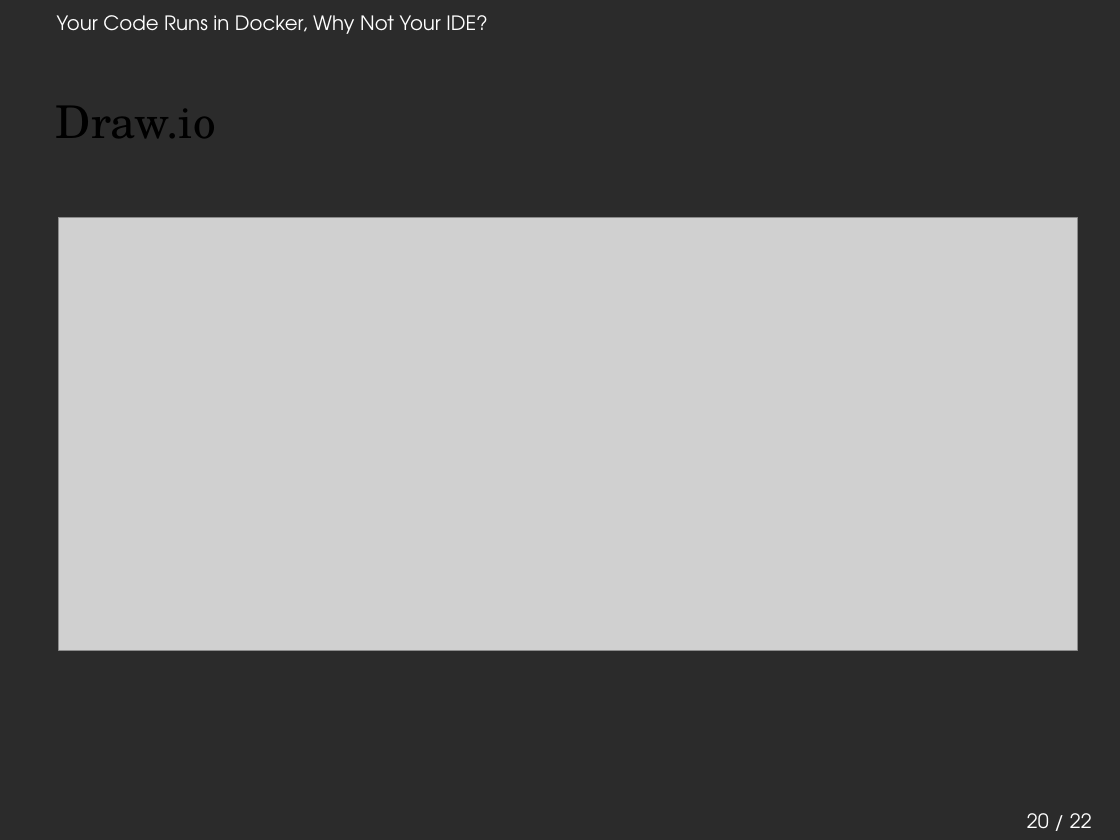
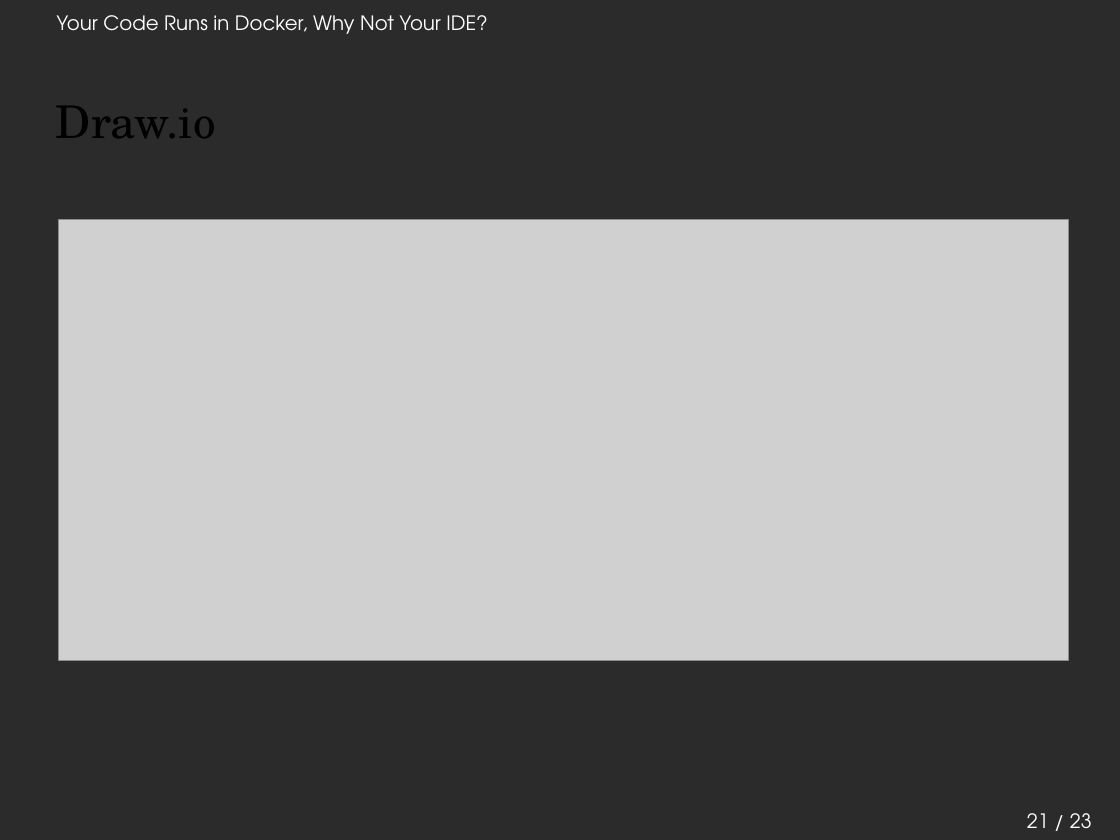
Before and after one commit to thbley/ide_in_docker, a slide deck: slide 21 of Ide_in_docker_phpug_darmstadt_2021_ThomasBley.odp (slide 20 before the commit). Drawn at 1120x840 pixels with LibreOffice and Linux fonts; fonts in the diff are those of the drawing; grey boxes stand for pictures; background and template pictures are left out; a plain dark background stands for a picture behind light text. Boxes give left, top, right and bottom in pixels: in the first picture for what was removed or moved away, otherwise in the second. Text is boxed around its words. In the diff, an @@ line names an element or a change of style, - is before the commit and + after.

Commit message:
updated slides

```diff
--- a/Ide_in_docker_phpug_darmstadt_2021_ThomasBley.odp
+++ b/Ide_in_docker_phpug_darmstadt_2021_ThomasBley.odp
@@ picture resized from (x1=59, y1=217, x2=1077, y2=650) to (x1=59, y1=220, x2=1069, y2=661) @@
@@ page number at (x1=1027, y1=813, x2=1092, y2=828): text changed @@
-20 / 22
+21 / 23
```
Also in this commit, not shown: 1 slide added, 1 other file.
